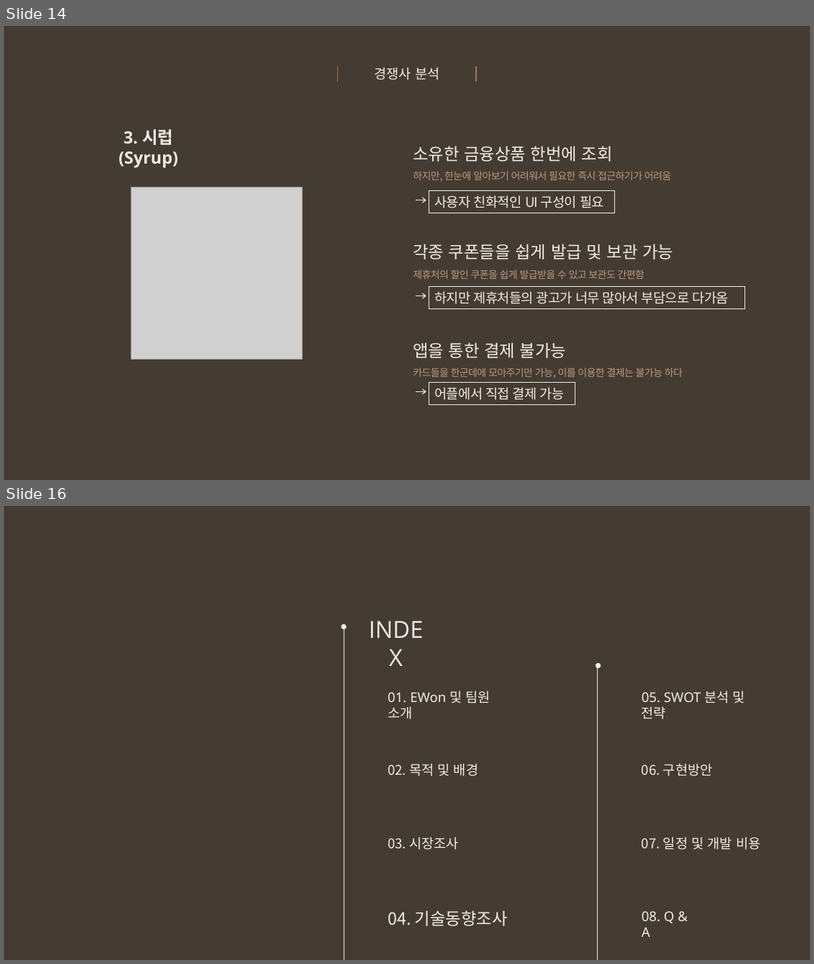
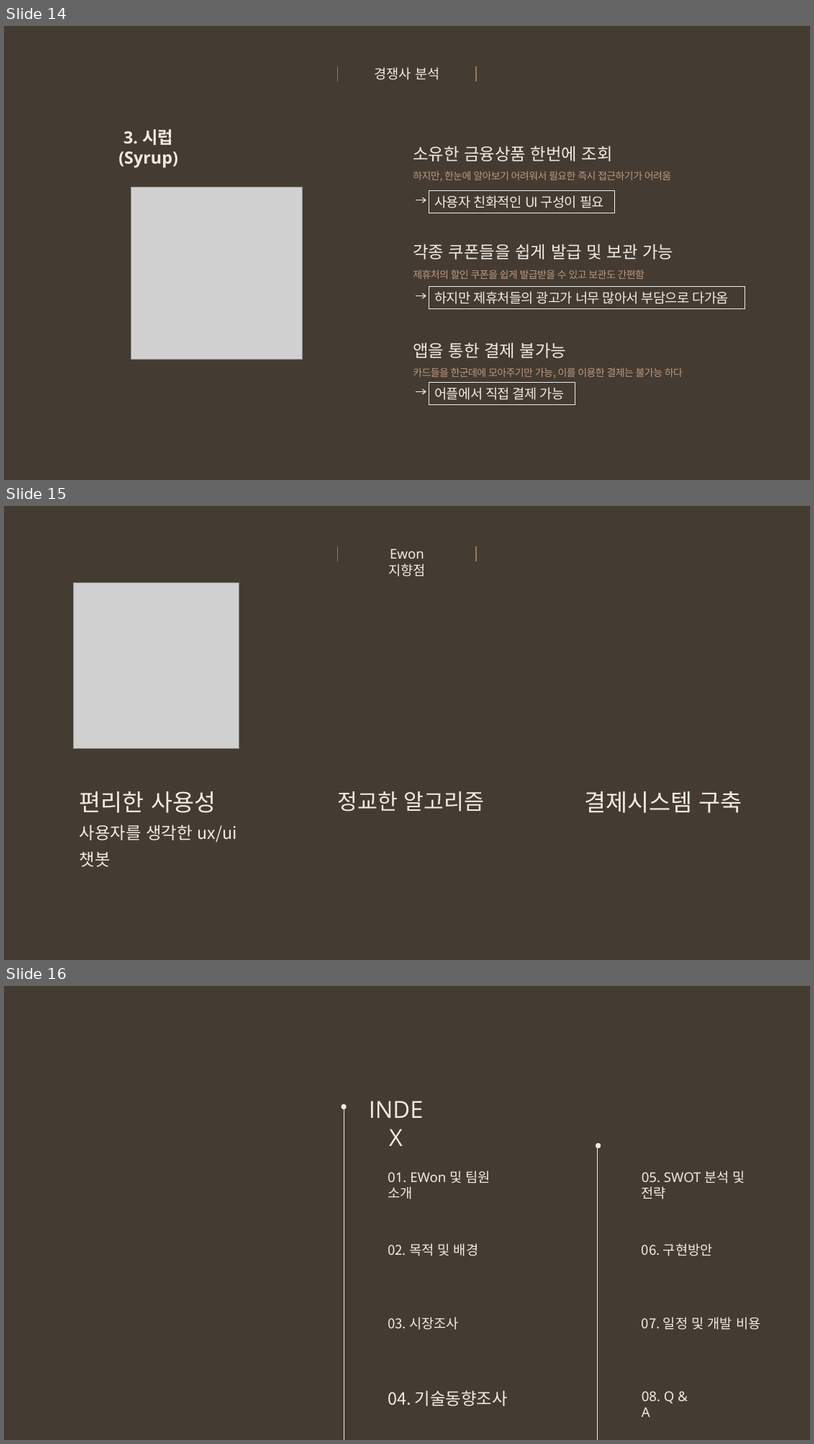
Before and after one commit to snr1229/Content_designing_Presentations, a slide deck: 사업계획서/Week13/EWon_최종발표자료 ver 1.1_보충할만한거 추가 .pptx. Shown one above the other, each under a label of ours: slides 14 and 16 before the commit, slides 14, 15 and 16 after it; the slides between them are not shown. The pictures are 814x964 and 814x1444 pixels, drawn with LibreOffice and Linux fonts; fonts in the diff are those of the drawing; grey boxes stand for pictures. Boxes give left, top, right and bottom in pixels: in the first picture for what was removed or moved away, otherwise in the second. Text is boxed around its words. In the diff, an @@ line names an element or a change of style, - is before the commit and + after.

Commit message:
0603 회의하면서 정리한 문서

```diff
--- a/사업계획서/Week13/EWon_최종발표자료 ver 1.1_보충할만한거 추가 .pptx
+++ b/사업계획서/Week13/EWon_최종발표자료 ver 1.1_보충할만한거 추가 .pptx
@@ slide 15 added at (4, 506, 810, 960), background #443B32 @@
@@ line added from (338, 546) to (338, 561), #A07759 1.25 pt @@
@@ text added at (388, 548, 425, 577), 16 pt, text #F1ECE6 @@
+Ewon 지향점
@@ line added from (476, 546) to (476, 561), #A07759 1.25 pt @@
@@ picture added at (74, 582, 239, 748) @@
@@ text added at (80, 791, 237, 867), 20 pt, text #F1ECE6 @@
+편리한 사용성
+사용자를 생각한 ux/ui
+챗봇
@@ text added at (338, 791, 484, 811), 25.9 pt, text #F1ECE6 @@
+정교한 알고리즘
@@ text added at (585, 791, 743, 813), 28 pt, text #F1ECE6 @@
+결제시스템 구축
```
Also in this commit, not shown: 1 slide changed, 1 slide removed, 2 other files.
